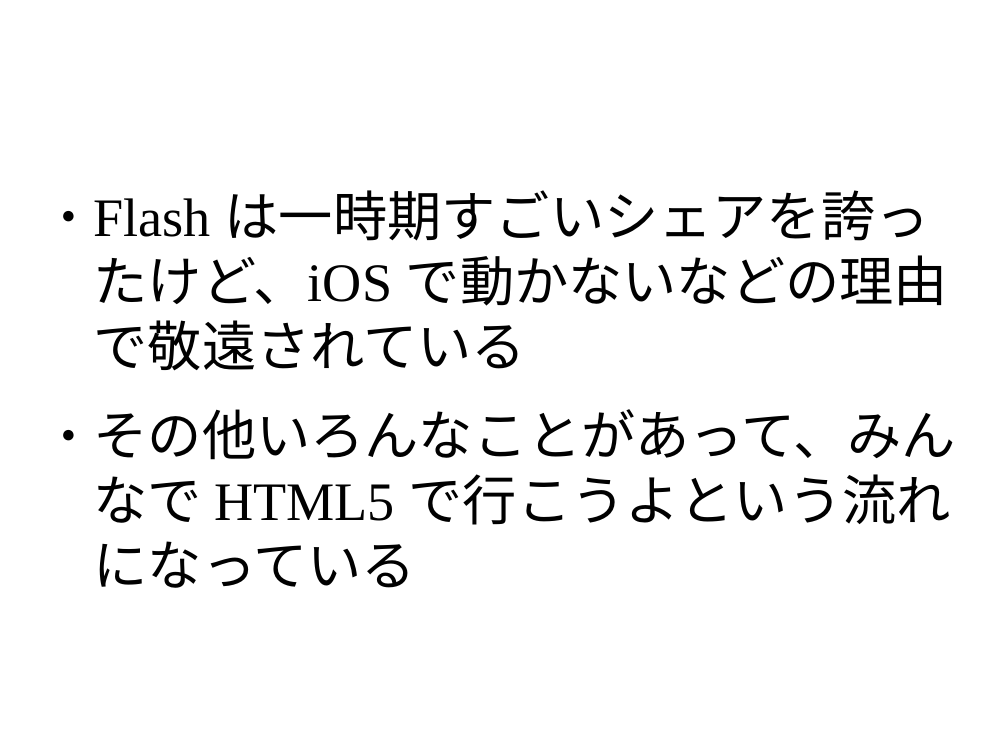
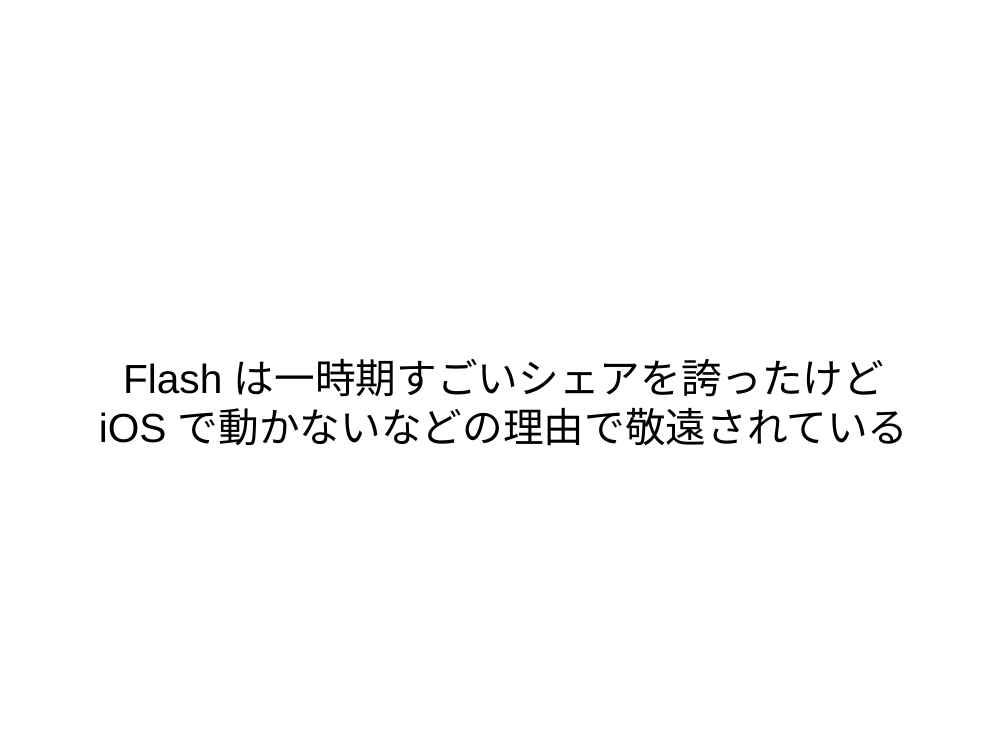
Before and after one commit to masakura/slides, a slide deck: slide 14 of html5jk#1/slide1.odp. Drawn at 1008x756 pixels with LibreOffice and Linux fonts; fonts in the diff are those of the drawing; background and template pictures are left out. Boxes give left, top, right and bottom in pixels: in the first picture for what was removed or moved away, otherwise in the second. Text is boxed around its words. In the diff, an @@ line names an element or a change of style, - is before the commit and + after.

Commit message:
HTML5 のスライドを分かりやすく

```diff
--- a/html5jk#1/slide1.odp
+++ b/html5jk#1/slide1.odp
@@ subtitle "Flash は一時期すごいシェアを誇ったけど" at [99, 358, 909, 446]: vertical alignment top to middle @@
@@ subtitle at [99, 358, 909, 446]: text changed; size 42.7 to 32 pt; font Times New Roman to Arial @@
-● Flash は一時期すごいシェアを誇ったけど、iOS で動かないなどの理由で敬遠されている
-● その他いろんなことがあって、みんなで HTML5 で行こうよという流れになっている
+Flash は一時期すごいシェアを誇ったけど
+iOS で動かないなどの理由で敬遠されている
```
Also in this commit, not shown: 13 other slides changed, 7 slides added, 1 slide removed.
